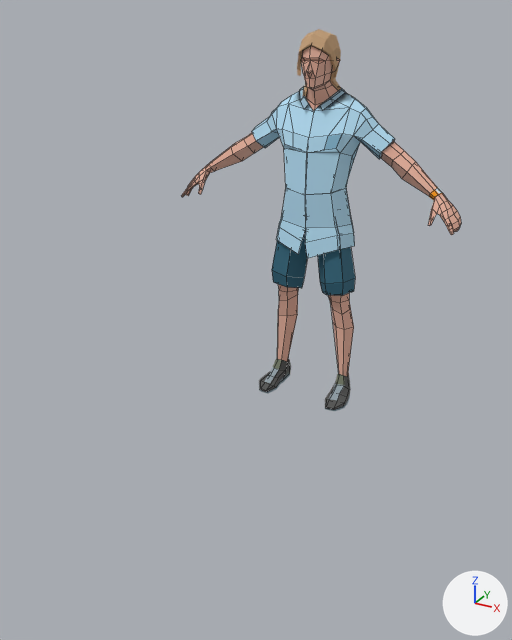
Two versions of the FBX model Assets/Model/Character.fbx, one commit apart.
Both versions are drawn from a camera (50 mm lens) standing at (1.39, -3.166, 1.893) and looking at (0.098, -0.817, 0.719). The axes (+X, +Y, +Z) are drawn at lower right. The lights are the same throughout. The older version comes first. Mesh edges are drawn as thin lines on the coarser meshes. Where no turn or scale is listed for an object, it has been applied to the vertices.

The scene before the commit, as lines of its bpy script (objects in view):
```python
me_circle_006 = bpy.data.meshes.new('Circle.006')
me_circle_006.from_pydata(...)  # 118 vertices, 102 faces; spans x -0.099..0.099, y -0.153..0.062, z 1.501..1.81
me_circle_006.materials.append(mat_nonmetallic)  # picture img_imphenziapalette01_png
me_circle_017 = bpy.data.meshes.new('Circle.017')
me_circle_017.from_pydata(...)  # 98 vertices, 90 faces; spans x -0.255..0.255, y -0.219..0.057, z -0.005..0.127
me_circle_017.materials.append(mat_nonmetallic)  # picture img_imphenziapalette01_png
me_circle_018 = bpy.data.meshes.new('Circle.018')
me_circle_018.from_pydata(...)  # 500 vertices, 518 faces; spans x -0.72..0.72, y -0.21..0.1, z 0.0..1.8
me_circle_018.materials.append(mat_nonmetallic)  # picture img_imphenziapalette01_png
ob_capelli = bpy.data.objects.new('Capelli', me_circle_006)
ob_capelli.location = (0.0, 0.0, 0.0)
ob_scarpe = bpy.data.objects.new('Scarpe', me_circle_017)
ob_scarpe.location = (0.0, 0.0, 0.0)
ob_uomo = bpy.data.objects.new('Uomo', me_circle_018)
ob_uomo.location = (0.0, 0.0, 0.0)
# also in view: 'Pantaloni' at (0.0, -0.031, 0.839); 'Camicia.001' at (0.0, -0.023, 1.17)
```
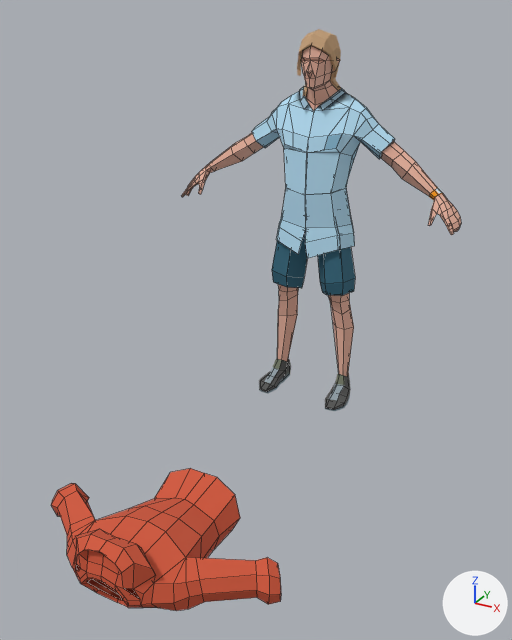
Location of each change, (x1, y1, x2, y2) in pixels of the pictures (512 x 640 px):
'Felpa', added (red)
    after: (51, 468, 281, 611)

What changed in the scene script:
```text
Add me_circle_007_1:
    me_circle_007_1.from_pydata(...)  # 195 vertices, 186 faces; spans x -0.541..0.541, y -1.758..-1.089, z -0.178..0.208
    me_circle_007_1.materials.append(mat_nonmetallic)  # picture img_imphenziapalette01_png
Add ob_felpa:
    ob_felpa = bpy.data.objects.new('Felpa', me_circle_007_1)
    ob_felpa.location = (0.0, 0.0, 0.0)
```
